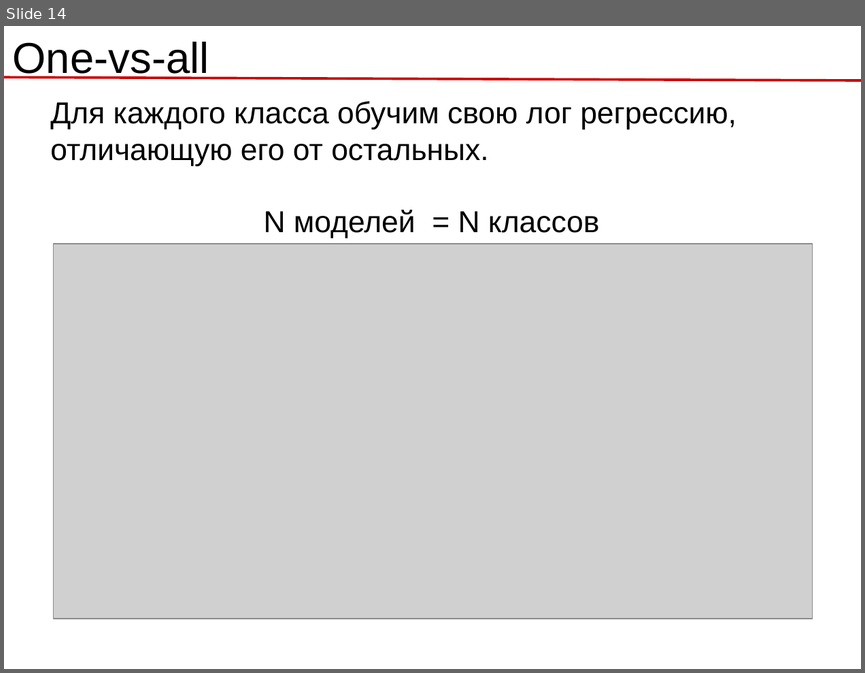
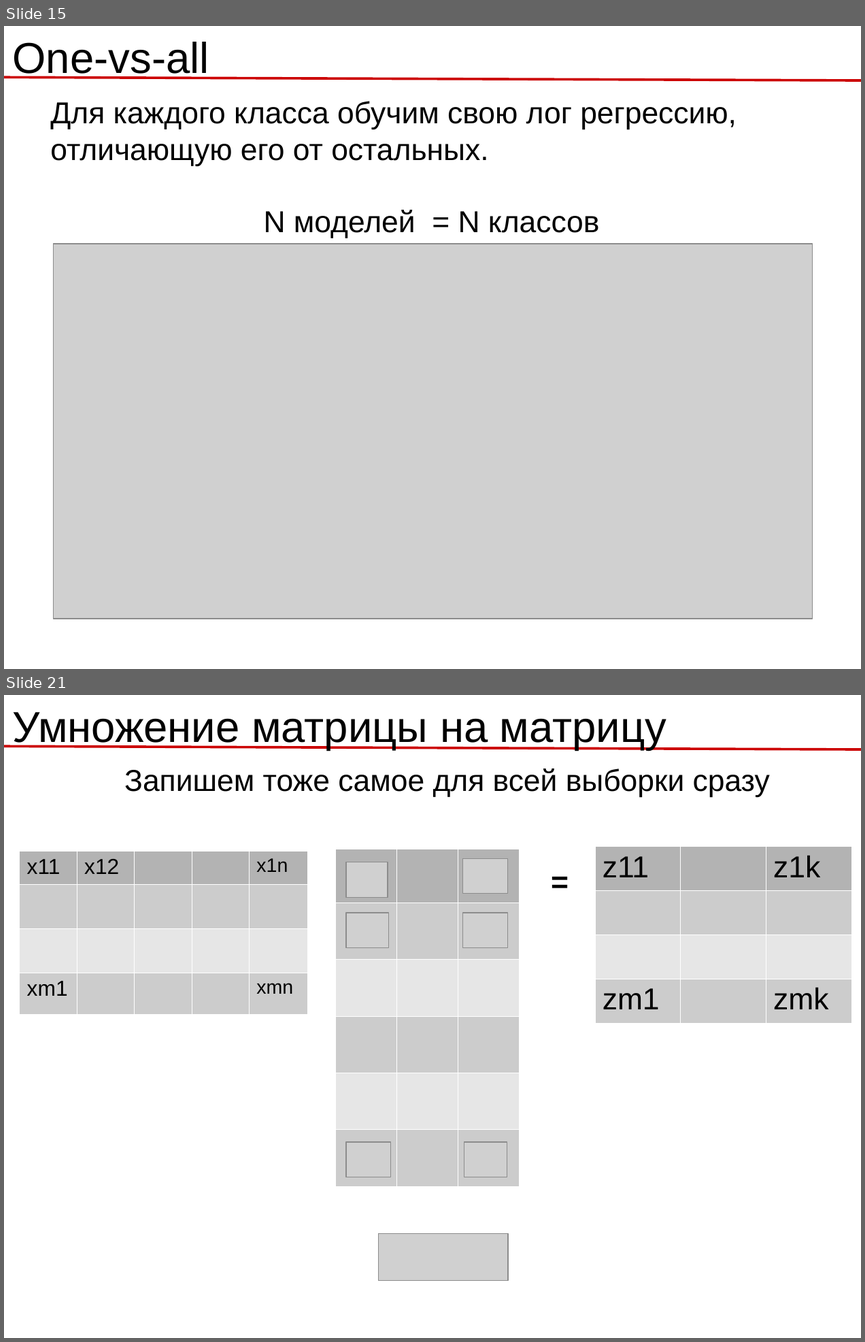
Before and after one commit to rykachevskiy/239, a slide deck: 3.Classification,Logistic_regression/Logistic_regression.odp. Shown one above the other, each under a label of ours: slide 14 before the commit, slides 15 and 21 after it; the slides between them are not shown. The pictures are 865x673 and 865x1342 pixels, drawn with LibreOffice and Linux fonts; fonts in the diff are those of the drawing; grey boxes stand for pictures. Boxes give left, top, right and bottom in pixels: in the first picture for what was removed or moved away, otherwise in the second. Text is boxed around its words. In the diff, an @@ line names an element or a change of style, - is before the commit and + after.

```diff
--- a/3.Classification,Logistic_regression/Logistic_regression.odp
+++ b/3.Classification,Logistic_regression/Logistic_regression.odp
@@ slide 21 added at (x1=4, y1=695, x2=861, y2=1338), background #FFFFFF @@
@@ text added at (x1=13, y1=712, x2=666, y2=750), 40 pt, text #000000 @@
+Умножение матрицы на матрицу
@@ line added from (4, 746) to (861, 749), #CC0000 2.3 pt @@
@@ text added at (x1=124, y1=768, x2=770, y2=797), 28 pt, text #000000 @@
+Запишем тоже самое для всей выборки сразу
@@ table added at (x1=20, y1=851, x2=308, y2=1008), 4 rows, 5 columns @@
+x11 | x12 |  |  | x1n
+ |  |  |  | 
+ |  |  |  | 
+xm1 |  |  |  | xmn
@@ table added at (x1=335, y1=849, x2=519, y2=1187), 6 rows, 3 columns @@
+ |  | 
+ |  | 
+ |  | 
+ |  | 
+ |  | 
+ |  | 
@@ table added at (x1=595, y1=846, x2=851, y2=1012), 4 rows, 3 columns @@
+z11 |  | z1k
+ |  | 
+ |  | 
+zm1 |  | zmk
@@ picture added at (x1=346, y1=862, x2=388, y2=897) @@
@@ picture added at (x1=463, y1=858, x2=508, y2=894) @@
@@ text added at (x1=544, y1=858, x2=615, y2=900), 28 pt, text #000000, bold @@
+=
@@ picture added at (x1=346, y1=913, x2=389, y2=948) @@
@@ picture added at (x1=463, y1=913, x2=508, y2=948) @@
@@ picture added at (x1=346, y1=1142, x2=391, y2=1177) @@
@@ picture added at (x1=464, y1=1142, x2=507, y2=1177) @@
@@ picture added at (x1=378, y1=1234, x2=508, y2=1280) @@
@@ what was slide 14 is now slide 15 @@
```
Also in this commit, not shown: 3 slides changed, 12 other slides added, 9 slides removed, 9 other files.
